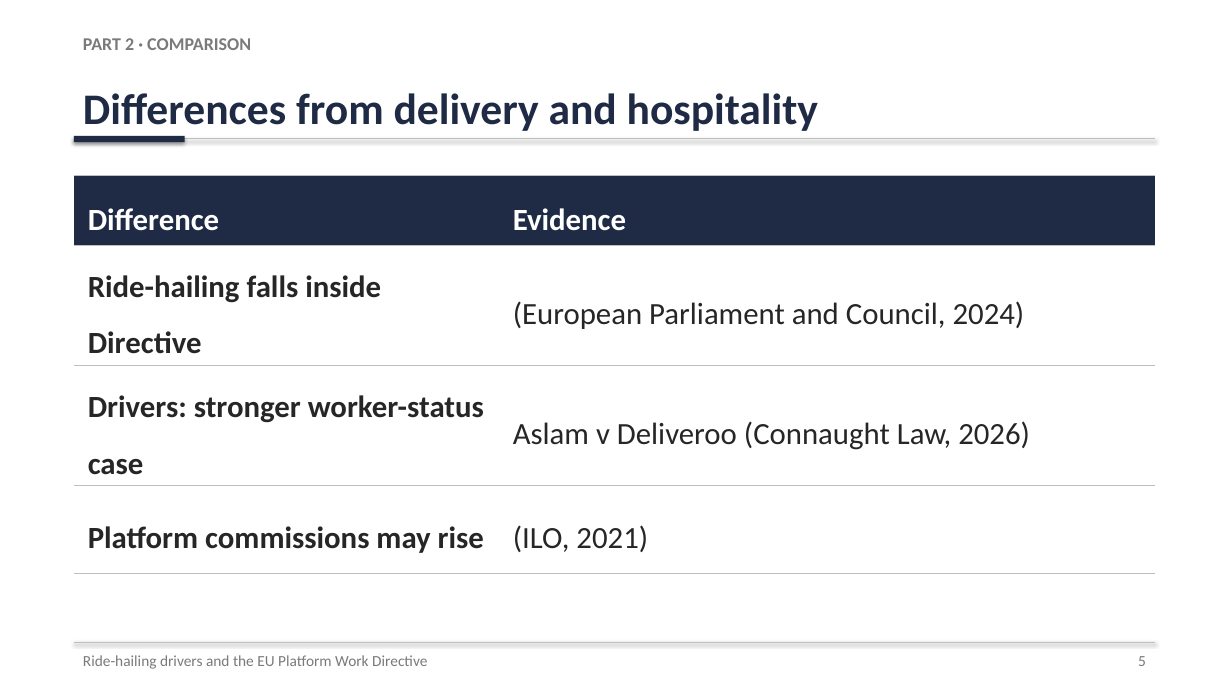
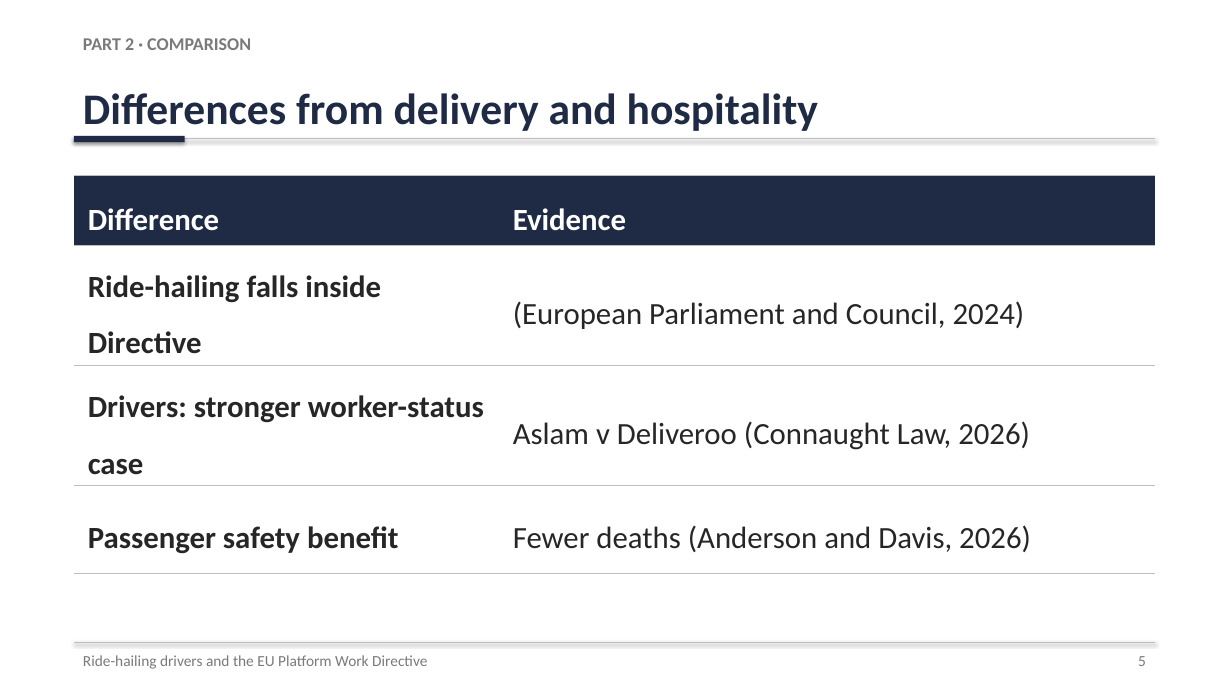
Before and after one commit to karanrg22-svg/skill, a slide deck: slide 5 of Ride-Hailing_Presentation.pptx. Drawn at 1232x693 pixels with LibreOffice and Linux fonts; fonts in the diff are those of the drawing. Boxes give left, top, right and bottom in pixels: in the first picture for what was removed or moved away, otherwise in the second. Text is boxed around its words. In the diff, an @@ line names an element or a change of style, - is before the commit and + after.

```diff
--- a/Ride-Hailing_Presentation.pptx
+++ b/Ride-Hailing_Presentation.pptx
@@ table at (x1=74, y1=176, x2=1155, y2=558) @@
-row 4, column 1: Platform commissions may rise
+row 4, column 1: Passenger safety benefit
-row 4, column 2: (ILO, 2021)
+row 4, column 2: Fewer deaths (Anderson and Davis, 2026)
```
Also in this commit, not shown: 3 other slides changed, 1 slide added.
